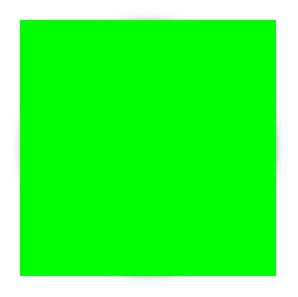
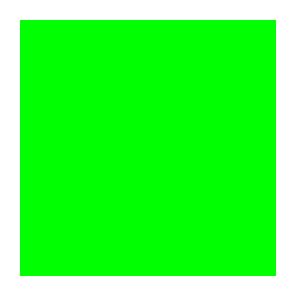
Before/after of a 298px x 297px layered artwork. What changed in the layer stack:
renamed "Drop Shadow #1" to "hitcircleoverlay@2x.png", hid it, opacity 60% → 100%, moved it above "Layer", painted on it over (15, 15, 283, 282)
removed layer "Drop Shadow #4" (was 60%) over (13, 13, 285, 284)
"Drop Shadow #3": opacity 60% → 100%, painted on it over (13, 13, 285, 284)
